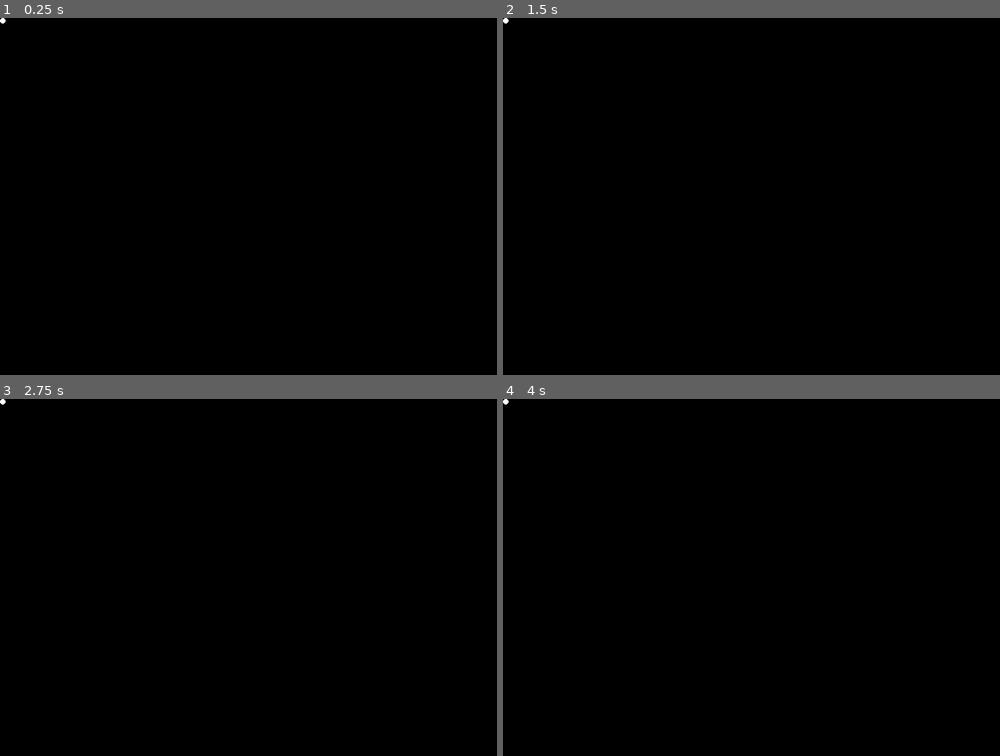
Above: before the commit, frames 1-4 (two rows, left to right).
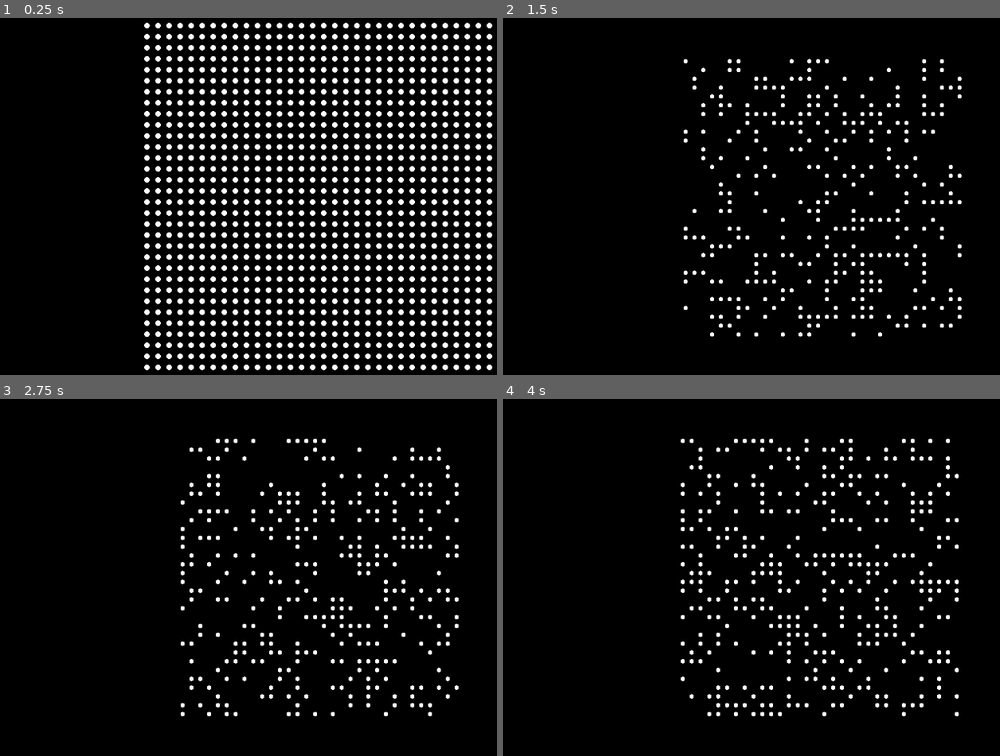
Above: after the commit, the same moments.

Repository: timvisee/38c3-dots
Game: Godot game, scene res://scenes/main.tscn
The game is run twice, just before and just after one commit, with the same random seed, the same clock (stepped at 60 frames per second) and the same inputs.
Inputs:
- Up to frame 1 (0.25 s): no input
- Up to frame 2 (1.5 s): tap Enter (ui_accept) at 0.5, 0.77, 1.25 s; hold Right (ui_right) 0.53-1.28 s; hold Down (ui_down) from 1.28 s (still down)
- Up to frame 3 (2.75 s): tap Enter (ui_accept) at 1.52 s; tap R (reset) at 2 s; release Down (ui_down) at 2.03 s; hold Right (ui_right) from 2.03 s (still down)
- Up to frame 4 (4 s): tap Enter (ui_accept) at 2.75, 3.02, 3.77 s; release Right (ui_right) at 2.78 s; hold Up (ui_up) 2.78-3.53 s; tap R (reset) at 3.5 s; hold Left (ui_left) from 3.53 s (still down)

The runs differ from the first frame. In frame 1, 16% of the frame differs, in the area x 0-100%, y 0-99%; in frame 2, 3.2%; in frame 3, 3.3%; in frame 4, 3.7%.
Error before the commit: Cannot call method 'queue_free' on a null value. (res://scripts/Grid.gd:26)

Commit message:
Change generic controller to window manager

Diff:
--- a/scenes/main.tscn
+++ b/scenes/main.tscn
@@ -3,7 +3,7 @@
 [ext_resource type="Script" path="res://scripts/Grid.gd" id="1_qybds"]
 [ext_resource type="PackedScene" uid="uid://ecsubqftckxq" path="res://prefabs/Dot.tscn" id="2_641y3"]
 [ext_resource type="Script" path="res://scripts/Runbook.gd" id="3_l4onm"]
-[ext_resource type="Script" path="res://scripts/Controller.gd" id="4_wtjsp"]
+[ext_resource type="Script" path="res://scripts/WindowManager.gd" id="4_wtjsp"]
 
 [node name="Main" type="Control"]
 layout_mode = 3
@@ -47,11 +47,11 @@
 theme_override_constants/v_separation = 10
 script = ExtResource("1_qybds")
 
-[node name="Dot" parent="Center/Grid" instance=ExtResource("2_641y3")]
+[node name="Dot" parent="Center/Margin/Grid" instance=ExtResource("2_641y3")]
 layout_mode = 2
 
 [node name="Runbook" type="Node" parent="."]
 script = ExtResource("3_l4onm")
 
-[node name="Controller" type="Node" parent="."]
+[node name="WindowManager" type="Node" parent="."]
 script = ExtResource("4_wtjsp")
--- a/scripts/Runbook.gd
+++ b/scripts/Runbook.gd
@@ -14,8 +14,8 @@
 		return;
 	frame = 0;
 
-	set_pix(last, false);
-	set_pix(last - 1, true);
+	#set_pix(last, true);
+	#set_pix(last - 1, false);
 
 	last += 1;
 	if (last > (width + height)):
Renamed: scripts/Controller.gd -> scripts/WindowManager.gd
